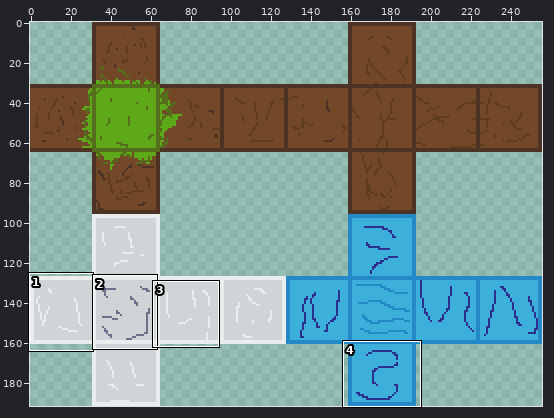
A sprite sheet gets an edit: MinecraftAtlas.png. Above: a wide view before the commit, with the close-up outlined.
Close-up. Earlier state:
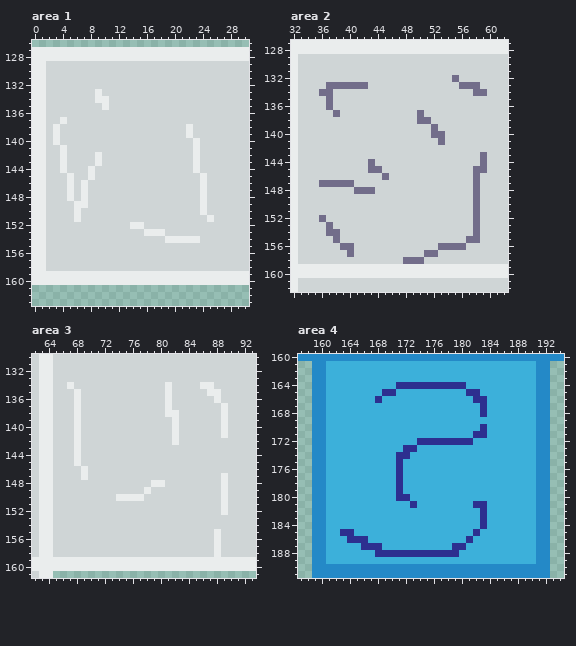
The file is 256x192 pixels. Shown: area 1: x 0..30, y 126..163; area 2: x 32..62, y 127..162; area 3: x 62..93, y 130..161; area 4: x 157..194, y 160..191. The commit also changed other parts of the picture, which this record leaves out.
After the commit:
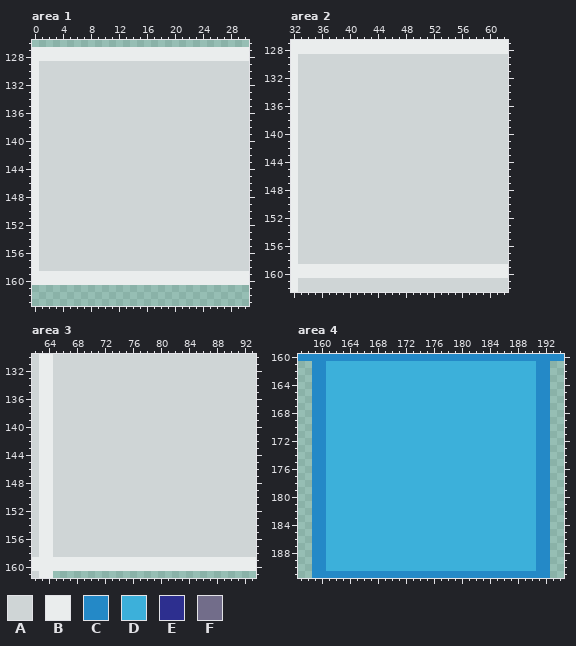
Palette (. is transparent): A #cfd5d6  B #eaeded  C #2489c7  D #3cb0da  E #2d2f8f  F #726d8a
Diff:
Area 1:
y 129..132: x 1 B -> A
y 133: x 1 B -> A; x 9 B -> A
y 134: x 1 B -> A; x 9..10 BB -> AA
y 135: x 1 B -> A; x 10 B -> A
y 136: x 1 B -> A
y 137: x 1 B -> A; x 4 B -> A
y 138..139: x 1 B -> A; x 3 B -> A; x 22 B -> A
y 140: x 1 B -> A; x 3 B -> A; x 23 B -> A
y 141: x 1 B -> A; x 4 B -> A; x 23 B -> A
y 142..143: x 1 B -> A; x 4 B -> A; x 9 B -> A; x 23 B -> A
y 144: x 1 B -> A; x 4 B -> A; x 8 B -> A; x 23 B -> A
y 145: x 1 B -> A; x 5 B -> A; x 8 B -> A; x 24 B -> A
y 146..148: x 1 B -> A; x 5 B -> A; x 7 B -> A; x 24 B -> A
y 149: x 1 B -> A; x 6..7 BB -> AA; x 24 B -> A
y 150: x 1 B -> A; x 6 B -> A; x 24 B -> A
y 151: x 1 B -> A; x 6 B -> A; x 25 B -> A
y 152: x 1 B -> A; x 14..15 BB -> AA
y 153: x 1 B -> A; x 16..18 BBB -> AAA
y 154: x 1 B -> A; x 19..23 BBBBB -> AAAAA
y 155..158: x 1 B -> A
Area 2:
y 132: x 55 F -> A
y 133: x 37..42 FFFFFF -> AAAAAA; x 56..58 FFF -> AAA
y 134: x 36..37 FF -> AA; x 58..59 FF -> AA
y 135..136: x 37 F -> A
y 137: x 38 F -> A; x 50 F -> A
y 138: x 50..51 FF -> AA
y 139: x 52 F -> A
y 140: x 52..53 FF -> AA
y 141: x 53 F -> A
y 143: x 59 F -> A
y 144: x 43 F -> A; x 59 F -> A
y 145: x 43..44 FF -> AA; x 58..59 FF -> AA
y 146: x 45 F -> A; x 58 F -> A
y 147: x 36..40 FFFFF -> AAAAA; x 58 F -> A
y 148: x 41..43 FFF -> AAA; x 58 F -> A
y 149..151: x 58 F -> A
y 152: x 36 F -> A; x 58 F -> A
y 153: x 37 F -> A; x 58 F -> A
y 154: x 37..38 FF -> AA; x 58 F -> A
y 155: x 38 F -> A; x 57..58 FF -> AA
y 156: x 39..40 FF -> AA; x 53..56 FFFF -> AAAA
y 157: x 40 F -> A; x 51..52 FF -> AA
y 158: x 48..50 FFF -> AAA
Area 3:
y 134: x 67 B -> A; x 81 B -> A; x 86..87 BB -> AA
y 135: x 68 B -> A; x 81 B -> A; x 87..88 BB -> AA
y 136: x 68 B -> A; x 81 B -> A; x 88 B -> A
y 137: x 68 B -> A; x 81 B -> A; x 89 B -> A
y 138: x 68 B -> A; x 81..82 BB -> AA; x 89 B -> A
y 139..141: x 68 B -> A; x 82 B -> A; x 89 B -> A
y 142: x 68 B -> A; x 82 B -> A
y 143..145: x 68 B -> A
y 146: x 69 B -> A
y 147: x 69 B -> A; x 89 B -> A
y 148: x 79..80 BB -> AA; x 89 B -> A
y 149: x 78 B -> A; x 89 B -> A
y 150: x 74..77 BBBB -> AAAA; x 89 B -> A
y 151..152: x 89 B -> A
y 155..158: x 88 B -> A
Area 4:
y 164: x 171..180 EEEEEEEEEE -> DDDDDDDDDD
y 165: x 169..170 EE -> DD; x 181..182 EE -> DD
y 166: x 168 E -> D; x 182..183 EE -> DD
y 167..168: x 183 E -> D
y 170: x 183 E -> D
y 171: x 182..183 EE -> DD
y 172: x 174..181 EEEEEEEE -> DDDDDDDD
y 173: x 172..173 EE -> DD
y 174: x 171..172 EE -> DD
y 175..179: x 171 E -> D
y 180: x 171..172 EE -> DD
y 181: x 173 E -> D; x 182..183 EE -> DD
y 182..184: x 183 E -> D
y 185: x 163..164 EE -> DD; x 182 E -> D
y 186: x 164..166 EEE -> DDD; x 181 E -> D
y 187: x 166..168 EEE -> DDD; x 179..180 EE -> DD
y 188: x 168..179 EEEEEEEEEEEE -> DDDDDDDDDDDD
y 190: x 161..190 CCCCCCCCCCCCCCCCCCCCCCCCCCCCCC -> DDDDDDDDDDDDDDDDDDDDDDDDDDDDDD
